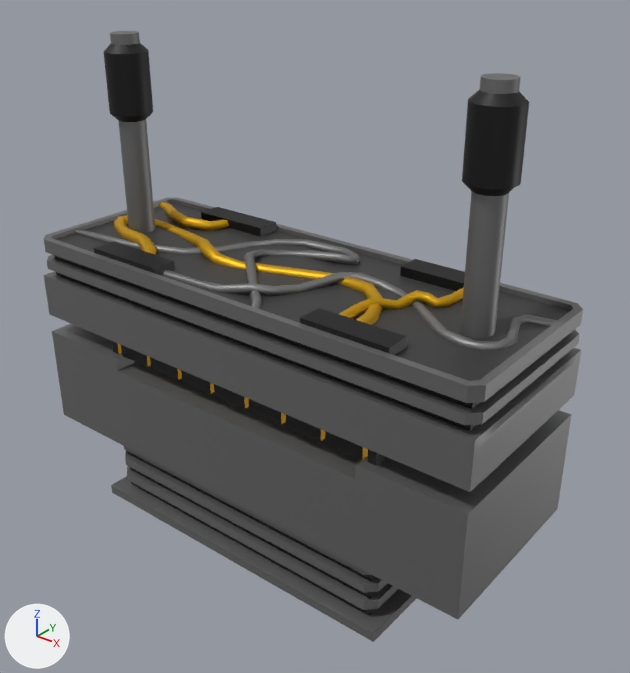
The FBX model Assets/Manufacturing/Stamper/StamperRobot.fbx, before and after one commit.
The view is the same before and after, from a 50 mm camera at (5.37, -6.25, 6.25) aimed at (0.3, 0.09, 2.32). The lights are fixed; the arrows at lower left show +X, +Y and +Z. The first picture is the older version. Where no turn or scale is listed for an object, it has been applied to the vertices.

In view in the first picture: 'Bottom stap', 'BézierCurve.005', 'BézierCurve.006', 'BézierCurve.007', 'BézierCurve.008', 'BézierCurve.009', 'Cylinder', 'Top stamp'.
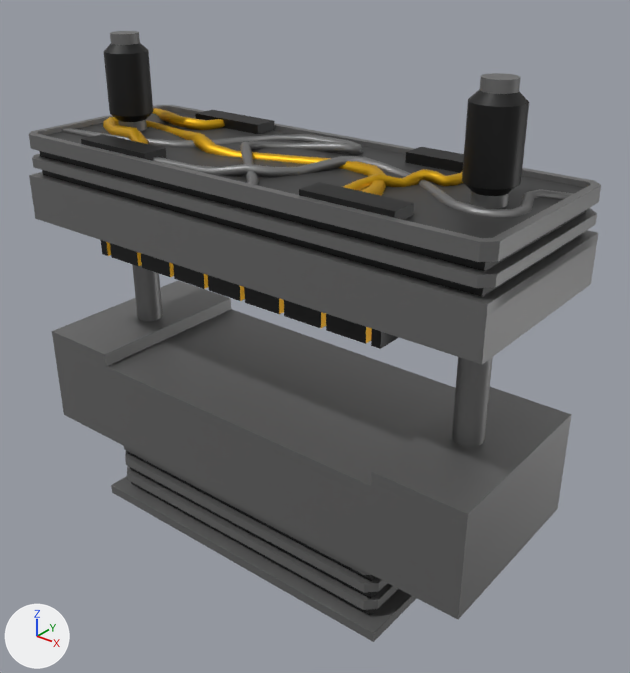
What differs and where, as boxes [x1, y1, x2, y2] in the pictures (630 x 673 px):
'Top stamp', moved: before [44, 197, 583, 492]; after [29, 105, 601, 364]
'BézierCurve.006', moved: before [161, 270, 558, 350]; after [152, 156, 573, 217]
'BézierCurve.007', moved: before [113, 215, 383, 325]; after [103, 117, 387, 196]
'BézierCurve.005', moved: before [75, 229, 360, 309]; after [61, 128, 363, 185]
'BézierCurve.008', moved: before [339, 287, 464, 319]; after [343, 169, 463, 191]
'BézierCurve.009', moved: before [159, 202, 229, 231]; after [153, 108, 225, 130]

The change, as a list of edits to the scene's bpy script:
```text
Change me_béziercurve_001:
    used by ob_béziercurve_005; location = (0.0, 0.0, 2.85)
    remove me_béziercurve_001.from_pydata(...)  # 90 vertices, 112 faces; spans x -2.67..0.43, y -0.91..0.84, z 0.06..0.25
    add me_béziercurve_001.from_pydata(...)  # 90 vertices, 112 faces; spans x -2.67..0.43, y -0.91..0.84, z -0.09..0.1
    me_béziercurve_001 part 4: the whole mesh is moved by (0.0, 0.0, -0.15)
Change me_béziercurve_005:
    used by ob_béziercurve_009; location = (-3.18, 0.0, 2.85)
    remove me_béziercurve_005.from_pydata(...)  # 35 vertices, 34 faces; spans x 0.497..1.753, y 0.299..0.807, z 0.067..0.262
    add me_béziercurve_005.from_pydata(...)  # 35 vertices, 34 faces; spans x 0.497..1.753, y 0.299..0.807, z -0.083..0.112
    me_béziercurve_005 part 5: the whole mesh is moved by (0.0, 0.0, -0.15)
Change me_béziercurve_002:
    used by ob_béziercurve_006; location = (0.0, 0.0, 2.85)
    remove me_béziercurve_002.from_pydata(...)  # 114 vertices, 128 faces; spans x -0.94..2.67, y -0.84..0.58, z 0.06..0.23
    add me_béziercurve_002.from_pydata(...)  # 114 vertices, 128 faces; spans x -0.94..2.67, y -0.84..0.58, z -0.09..0.08
    me_béziercurve_002 part 1: the whole mesh is moved by (0.0, 0.0, -0.15)
Change me_béziercurve_004:
    used by ob_béziercurve_008; location = (0.0, 0.0, 2.85)
    remove me_béziercurve_004.from_pydata(...)  # 60 vertices, 64 faces; spans x 1.099..1.749, y -0.654..0.654, z 0.094..0.239
    add me_béziercurve_004.from_pydata(...)  # 60 vertices, 64 faces; spans x 1.099..1.749, y -0.654..0.654, z -0.056..0.089
    me_béziercurve_004 part 2: the whole mesh is moved by (0.0, 0.0, -0.15)
Change me_béziercurve_003:
    used by ob_béziercurve_007; location = (0.0, 0.0, 2.85)
    remove me_béziercurve_003.from_pydata(...)  # 110 vertices, 126 faces; spans x -2.58..1.41, y -0.65..0.31, z 0.03..0.27
    add me_béziercurve_003.from_pydata(...)  # 110 vertices, 126 faces; spans x -2.58..1.41, y -0.65..0.31, z -0.12..0.12
    me_béziercurve_003 part 3: the whole mesh is moved by (0.0, 0.0, -0.15)
Change ob_béziercurve_005:
    ob_béziercurve_005.location: (0.0, 0.0, 2.85) -> (0.0, 0.0, 4.15)
Change ob_béziercurve_009:
    ob_béziercurve_009.location: (-3.18, 0.0, 2.85) -> (-3.18, 0.0, 4.15)
Change ob_béziercurve_006:
    ob_béziercurve_006.location: (0.0, 0.0, 2.85) -> (0.0, 0.0, 4.15)
Change ob_top_stamp:
    ob_top_stamp.location: (0.0, 0.0, 1.8) -> (0.0, 0.0, 2.95)
Change ob_béziercurve_008:
    ob_béziercurve_008.location: (0.0, 0.0, 2.85) -> (0.0, 0.0, 4.15)
Change ob_béziercurve_007:
    ob_béziercurve_007.location: (0.0, 0.0, 2.85) -> (0.0, 0.0, 4.15)
```
